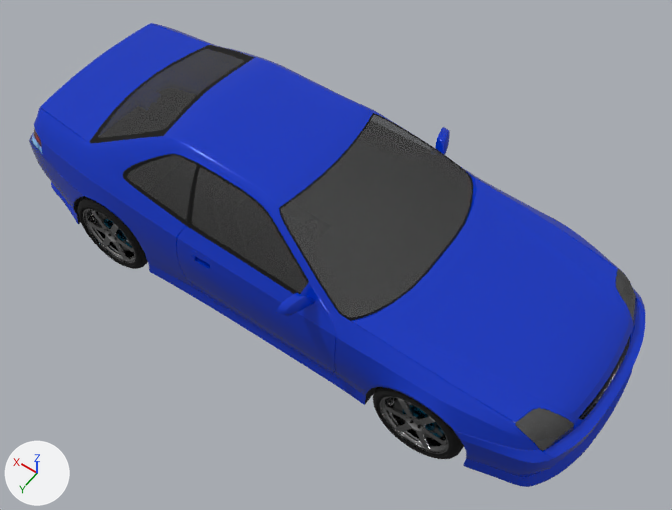
An edit to the glTF model app/src/main/assets/prelude.glb, drawn before and after from the same camera.
Camera for both pictures: a 50 mm camera at (-1.65, 2.23, 3.7) aimed at (-0.12, 0.09, 0.33). Lighting does not change. The marker at lower left points along +X, +Y and +Z. The picture after the commit comes second. Where no turn or scale is listed for an object, it has been applied to the vertices.

Before the edit, the objects in view are built like this:
```python
mat_black_metal_paint = principled_material('Black_Metal_Paint')
mat_black_metal_paint.base_color = (0.0, 0.0347, 0.561)  # blue #0034c5
mat_black_metal_paint.metallic = 0.126
mat_black_metal_paint.roughness = 0.0568
me_body_black_metal_paint_0 = bpy.data.meshes.new('body_Black_Metal_Paint_0')
me_body_black_metal_paint_0.from_pydata(...)  # 6495 vertices, 12284 faces; spans x -0.69..2.32, y -0.57..0.57, z 0.13..0.87
me_body_black_metal_paint_0.materials.append(mat_black_metal_paint)  # blue #0034c5
me_cylinder_material_001_0_material_004_0 = bpy.data.meshes.new('Cylinder_Material.001_0_Material.004_0')
me_cylinder_material_001_0_material_004_0.from_pydata(...)  # 480 vertices, 856 faces; spans x -0.215..0.214, y -0.26..0.889, z -0.216..0.213
me_cylinder_material_001_0_material_004_0.materials.append(mat_material_004)  # black #000000
me_mirrors_black_metal_paint_0 = bpy.data.meshes.new('mirrors_Black_Metal_Paint_0')
me_mirrors_black_metal_paint_0.from_pydata(...)  # 222 vertices, 402 faces; spans x 0.063..0.15, y -0.085..1.198, z -0.039..0.045
me_mirrors_black_metal_paint_0.materials.append(mat_black_metal_paint)  # blue #0034c5
ob_body_black_metal_paint_0 = bpy.data.objects.new('body_Black_Metal_Paint_0', me_body_black_metal_paint_0)
ob_body_black_metal_paint_0.location = (-0.8, 0.0, 0.0)
ob_cylinder_material_001_0_material_004_0 = bpy.data.objects.new('Cylinder_Material.001_0_Material.004_0', me_cylinder_material_001_0_material_004_0)
ob_cylinder_material_001_0_material_004_0.location = (-0.851, -0.315, 0.236)
ob_mirrors_black_metal_paint_0 = bpy.data.objects.new('mirrors_Black_Metal_Paint_0', me_mirrors_black_metal_paint_0)
ob_mirrors_black_metal_paint_0.location = (-0.365, -0.556, 0.607)
# also in view: 'Cylinder_Material.001_0.001_Material.001_0' at (0.88, 0.0, 0.23); 'body_glaaa_0' at (-1.31, 0.0, 0.43); 'Cylinder_Material.001_0_Material.001_0' at (-0.85, 0.0, 0.23); 'Cylinder_Material.001_0.001_Material.004_0' at (0.88, 0.0, 0.23); 'body_Glass.001_0' at (0.25, 0.0, 0.63)
```
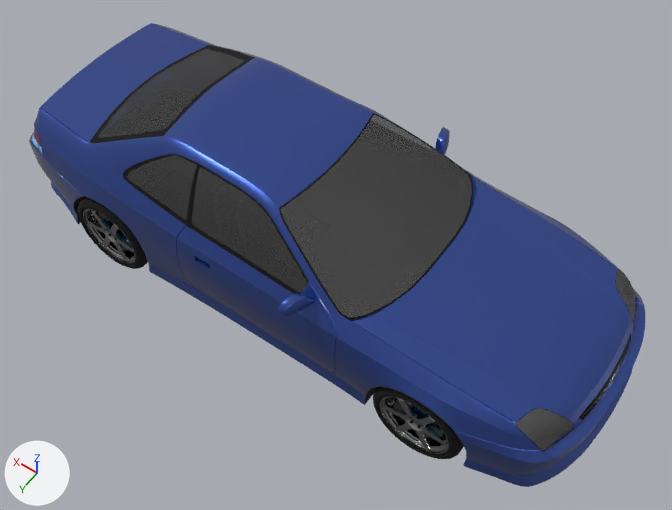
The change in detail:
Material 'Black_Metal_Paint' (mat_black_metal_paint) changes colour from blue #0034c5 to blue #193f95; in linear values from (0.0, 0.0347, 0.561) to (0.01, 0.05, 0.3).
In material 'Black_Metal_Paint' (mat_black_metal_paint), roughness goes from 0.0568 to 0.3.

Pixel boxes [x1, y1, x2, y2] of what changed, in the pictures (672 x 510 px):
'body_Black_Metal_Paint_0', recoloured, surface changed: [29, 23, 645, 487] in both
'mirrors_Black_Metal_Paint_0', recoloured, surface changed: [276, 127, 450, 316] in both
